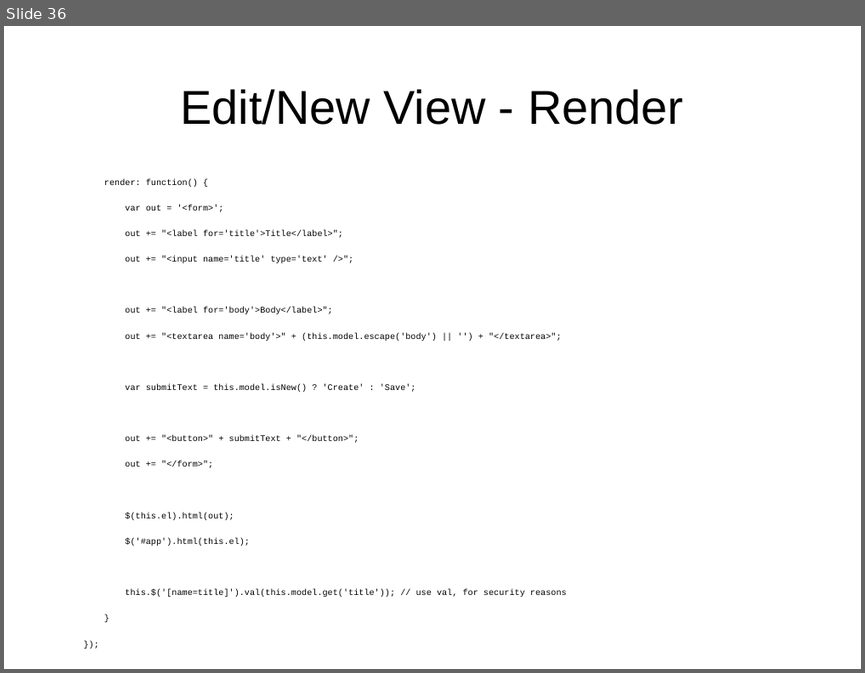
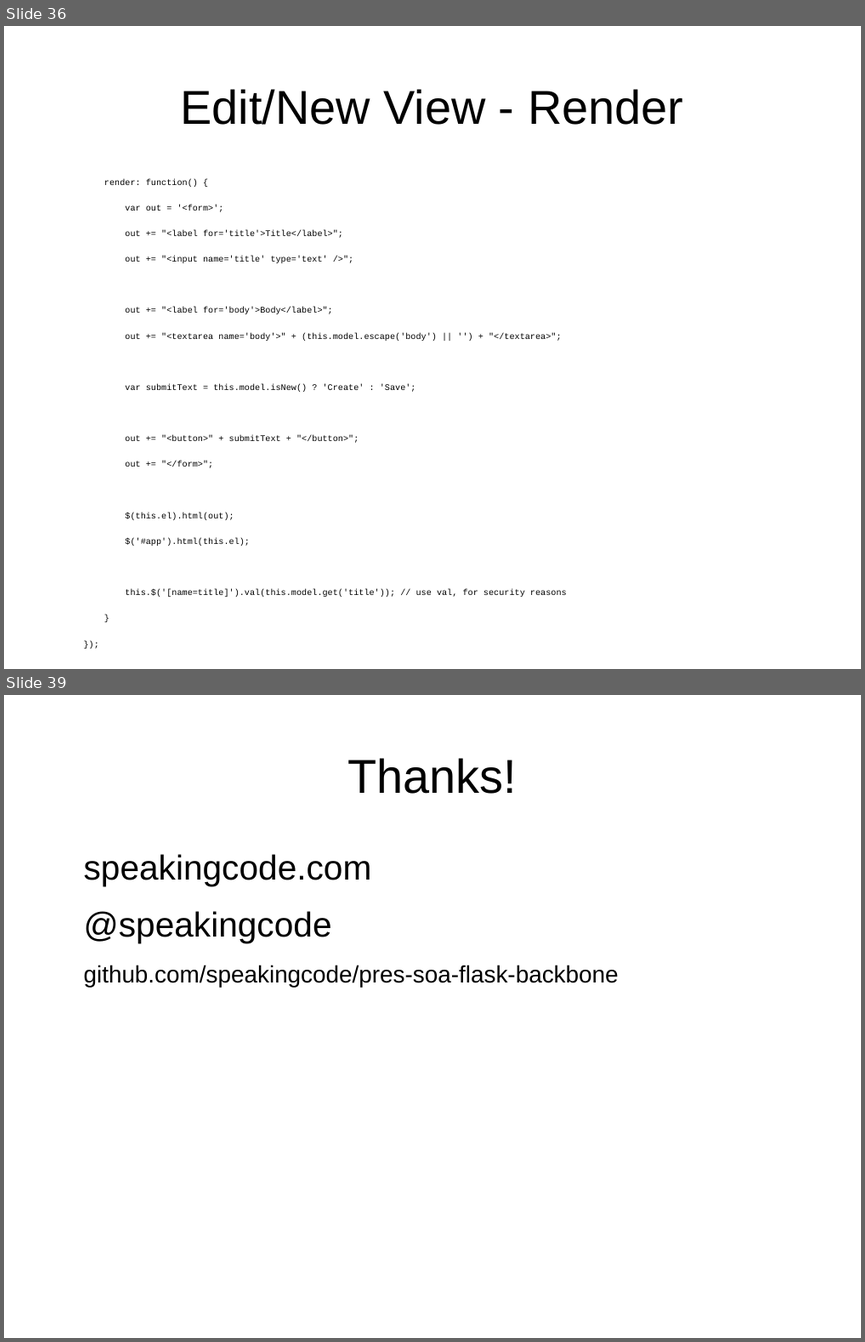
Before and after one commit to speakingcode/pres-soa-flask-backbone, a slide deck: soa-python-flask-backbonejs.odp. Shown one above the other, each under a label of ours: slide 36 before the commit, slides 36 and 39 after it; the slides between them are not shown. The pictures are 865x673 and 865x1342 pixels, drawn with LibreOffice and Linux fonts; fonts in the diff are those of the drawing. Boxes give left, top, right and bottom in pixels: in the first picture for what was removed or moved away, otherwise in the second. Text is boxed around its words. In the diff, an @@ line names an element or a change of style, - is before the commit and + after.

```diff
--- a/soa-python-flask-backbonejs.odp
+++ b/soa-python-flask-backbonejs.odp
@@ slide 39 added at (4, 695, 861, 1338), background #FFFFFF @@
@@ title added at (347, 758, 517, 794), 44 pt, text #000000 @@
+Thanks!
@@ text added at (84, 854, 619, 987), 22 pt, text #000000 @@
+speakingcode.com
+@speakingcode
+github.com/speakingcode/pres-soa-flask-backbone
```
Also in this commit, not shown: 1 slide changed, 1 other slide added.
